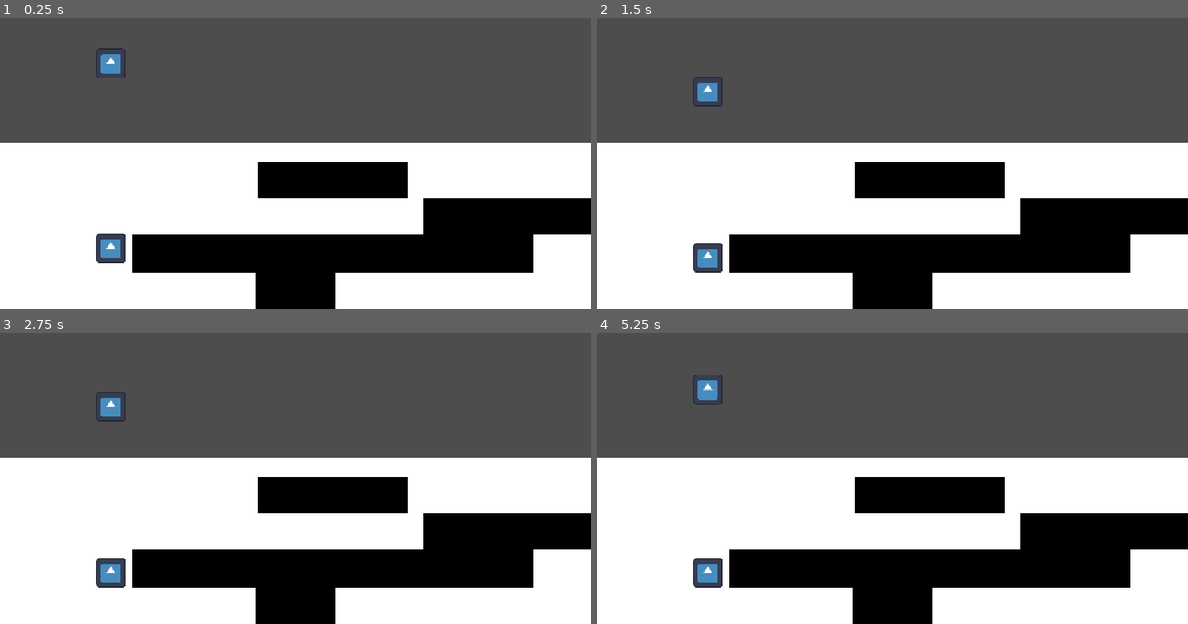
Above: before the commit, frames 1-4 (two rows, left to right).
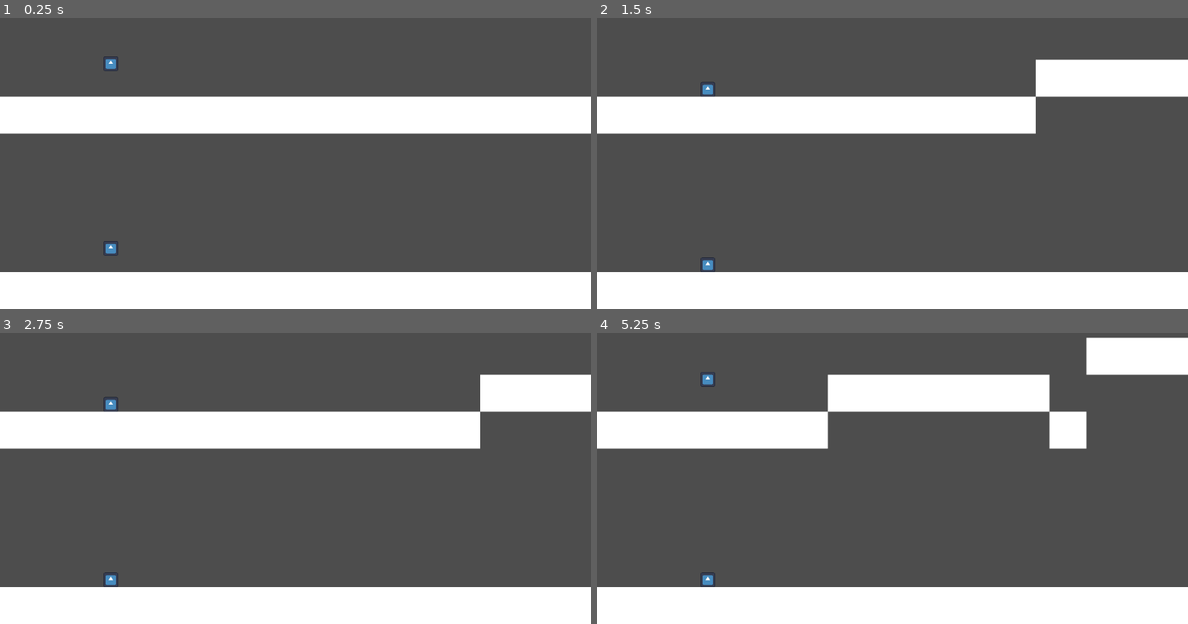
Above: after the commit, the same moments.

Repository: KingKingAu/-grandma
Game: Godot game, scene res://scenes/main/main.tscn
Two runs of this game, one before a commit and one after it. Both use one fixed random seed, a clock stepped at 60 frames per second and the inputs below. The engine's default icon, where the game draws it, is replaced by a stand-in: a white triangle on a blue panel in a dark square.
Inputs (mouse positions are in pixels of both pictures, inside the frame that each line leads up to):
- Up to frame 1 (0.25 s): no input
- Up to frame 2 (1.5 s): tap Enter at 0.5 s; move the mouse to (1022, 125) at 0.52 s; hold D (1_right) from 0.53 s (still down); tap W (1_up) at 0.6, 0.77, 1.07 s; click (1022, 125) at 0.67 s; move the mouse to (774, 160) at 1.27 s; tap Alt at 1.35 s
- Up to frame 3 (2.75 s): tap W (1_up) at 1.52, 1.55, 1.82, 2.1 s; move the mouse to (354, 385) at 2.02 s; release D (1_right) at 2.03 s; hold A (1_left) from 2.03 s (still down)
- Up to frame 4 (5.25 s): move the mouse to (862, 525) at 2.77 s; release A (1_left) at 2.78 s; hold D (1_right) 2.78-4.28 s; tap Alt at 2.85, 4.35 s; click (862, 525) at 2.92 s; tap W (1_up) at 3.02, 3.05, 3.32, 3.6, 3.77, 4.07, 4.52, 4.55, 4.82, 5.1 s; move the mouse to (1069, 507) at 3.52 s; move the mouse to (715, 408) at 4.27 s; hold A (1_left) 4.28-5.03 s; move the mouse to (922, 458) at 5.02 s; hold D (1_right) from 5.03 s (still down); click (922, 458) at 5.17 s

The runs differ from the first frame. In frame 1, 59% of the frame differs, in the area x 0-100%, y 10-100%; in frame 2, 59%; in frame 3, 59%; in frame 4, 59%, in the area x 0-100%, y 1-100%.

Commit message:
random level
started making random level generation

NOT DONE

Diff:
--- a/game/project.godot
+++ b/game/project.godot
@@ -19,7 +19,6 @@
 
 window/size/viewport_width=1280
 window/size/viewport_height=720
-window/stretch/mode="canvas_items"
 window/stretch/aspect="expand"
 
 [editor_plugins]
--- a/game/scenes/level/level.gd
+++ b/game/scenes/level/level.gd
@@ -1,14 +1,37 @@
 extends Node2D
 
 @export var player_number := 1 ## PLAYER 1 OR 2
-
+@export var platforms: PackedScene
 @export var SPEED = 10.0
 
 var speed_modifier: = 1.0
 
+var current_stage = 1
+
+@export var tile_size = 80
+
+func _ready() -> void:
+	spawn(-120.0, 70.0, 800.0, 80.0)
+
+	for i in range(1, 5):
+		var x = randi_range(-120, 1280)
+		x = snapped(x, 80) + (current_stage + i) * 1280
+		print(x)
+		var y = randi_range(-100, 140)
+		y = snapped(y, 80)
+
+		var width = randi_range(80, 1280)
+		width = snapped(width, 80)
+		var height = 80
+
+		spawn(x, y, width, height)
+
+
 func _process(delta: float) -> void:
-	pass
-	# do random generation thing
+	if position.x < -1280 * current_stage:
+		current_stage += 1
+
+
 
 
 func _physics_process(delta: float) -> void:
@@ -32,3 +55,21 @@
 
 	if direction:
 		position.x -= direction * SPEED * speed_modifier
+
+func spawn(x, y, width, height):
+	var platform = StaticBody2D.new()
+	platform.position = Vector2(x, y)
+
+	var collision = CollisionShape2D.new()
+	var shape = RectangleShape2D.new()
+	shape.size = Vector2(width, height)
+	collision.shape = shape
+	collision.position = Vector2(x, y)
+	platform.add_child(collision)
+
+	var colour = ColorRect.new()
+	colour.size = Vector2(width, height)
+	colour.position = Vector2(x, y) - Vector2(width / 2.0, height / 2.0)
+	platform.add_child(colour)
+
+	add_child(platform)
--- a/game/scenes/level/level.tscn
+++ b/game/scenes/level/level.tscn
@@ -5,11 +5,4 @@
 
 [node name="level" type="Node2D" unique_id=1546633504]
 script = ExtResource("1_h3e3j")
-
-[node name="ColorRect" type="ColorRect" parent="." unique_id=23138268]
-offset_left = -640.0
-offset_right = 640.0
-offset_bottom = 360.0
-
-[node name="platforms" parent="." unique_id=567304206 instance=ExtResource("2_nbgty")]
-position = Vector2(0, 320)
+platforms = ExtResource("2_nbgty")
--- a/game/scenes/level/platforms.gd
+++ b/game/scenes/level/platforms.gd
@@ -8,6 +8,7 @@
 func _ready() -> void:
 
 	width = randi_range(80, 1280)
+	width = snappedi(width, 80)
 	$ColorRect.size.x = width
 	$ColorRect.position.x = -width / 2
 	$CollisionShape2D.shape.size.x = width
--- /dev/null
+++ b/game/scenes/main/level_prototype.gd
@@ -0,0 +1,125 @@
+extends Node2D
+
+@export var main: Node2D
+@export var player_number := 1 ## PLAYER 1 OR 2
+var speed_modifier: = 1.0
+
+@export var speed := 10.0
+@export var tile_size := 80.0
+const HALF_WIDTH = 1280 / 2.0
+
+var lanes = [-100, -20, 60, 140]
+
+var patterns = [
+	# top, middle, middle, bottom rows
+	[0, 0, 1, 0],
+	[0, 1, 0, 1],
+	[0, 0, 1, 1],
+	[0, 1, 1, 1],
+	[0, 0, 0, 1],
+	[0, 1, 0, 0],
+	[0, 0, 0, 1],
+	[0, 0, 0, 0]
+]
+
+var next_x = -HALF_WIDTH
+var current_pattern := [0, 0, 0, 1]
+var stretch_remains := 18
+var last_was_gap := false
+var is_transition_gap := false
+
+# Called when the node enters the scene tree for the first time.
+#func _ready() -> void:
+	#for i in range(18):
+		#spawn_tile(next_x, lanes[-1])
+		#next_x += tile_size
+
+
+# Called every frame. 'delta' is the elapsed time since the previous frame.
+func _process(delta: float) -> void:
+	while next_x + position.x < HALF_WIDTH + tile_size:
+		if stretch_remains <= 0:
+			next_stretch()
+
+		for row in range(4):
+			if current_pattern[row] == 1:
+				spawn_tile(next_x, lanes[row])
+
+		next_x += tile_size
+		stretch_remains -= 1
+
+	for block in get_children():
+		if block.global_position.x < -HALF_WIDTH * 10 - tile_size:
+			block.queue_free()
+
+
+func _physics_process(delta: float) -> void:
+
+	if player_number == 1:
+		if !main.is_recording1:
+			return
+	else:
+		if !main.is_recording2:
+			return
+
+	var direction: float
+
+	if player_number == 1:
+		direction = Input.get_axis("1_left", "1_right")
+
+		if Input.is_action_pressed("1_reverse"):
+			speed_modifier = clamp(speed_modifier - delta, 0.0, 1.0)
+		else:
+			speed_modifier = clamp(speed_modifier + delta / 5, 0.0, 1.0)
+
+	else:
+		direction = Input.get_axis("2_left", "2_right")
+
+		if Input.is_action_pressed("2_reverse"):
+			speed_modifier = clamp(speed_modifier - delta, 0.0, 1.0)
+		else:
+			speed_modifier = clamp(speed_modifier + delta / 5, 0.0, 1.0)
+
+	if direction:
+		position.x -= direction * speed * speed_modifier
+
+func spawn_tile(x, y):
+	var tile = StaticBody2D.new()
+	tile.position = Vector2(x, y - tile_size / 2.0)
+	tile.collision_layer = player_number
+	tile.collision_mask = player_number
+
+	var colour = ColorRect.new()
+	colour.size = Vector2(tile_size, tile_size)
+	tile.add_child(colour)
+
+	var collision = CollisionShape2D.new()
+	var shape = RectangleShape2D.new()
+	shape.size = Vector2(tile_size, tile_size)
+	collision.shape = shape
+	collision.position = Vector2(tile_size / 2.0, tile_size / 2.0)
+	tile.add_child(collision)
+
+	add_child(tile)
+
+func next_stretch() -> void:
+	if !is_transition_gap and !last_was_gap:
+		current_pattern = [[0, 0, 0, 0], [0, 0, 0, 1]].pick_random()
+		is_transition_gap = true
+		stretch_remains = 1
+		return
+
+	is_transition_gap = false
+	var next_pat: Array = patterns.pick_random()
+
+	while next_pat == [0, 0, 0, 0] and last_was_gap:
+		next_pat = patterns.pick_random()
+
+	if current_pattern == [0, 0, 0, 0]:
+		last_was_gap = true
+		stretch_remains = randi_range(1, 3)
+	else:
+		last_was_gap = false
+		stretch_remains = randi_range(3, 6)
+
+	current_pattern = next_pat
--- a/game/scenes/main/main.gd
+++ b/game/scenes/main/main.gd
@@ -1,5 +1,18 @@
 extends Node2D
 
+@export var player1: CharacterBody2D
+@export var player2: CharacterBody2D
+@export var level1: Node2D
+@export var level2: Node2D
+
+var player_pos1 := []
+var player_pos2 := []
+
+var level_pos1 := []
+var level_pos2 := []
+
+var is_recording1 := true ## rewinding will be when it is false
+var is_recording2 := true ## rewinding will be when it is false
 
 # Called when the node enters the scene tree for the first time.
 func _ready() -> void:
@@ -8,4 +21,38 @@
 
 # Called every frame. 'delta' is the elapsed time since the previous frame.
 func _process(delta: float) -> void:
-	pass
+	if is_recording1:
+		if player_pos1.size() > 300:
+			player_pos1.pop_front()
+		if level_pos1.size() > 300:
+			level_pos1.pop_front()
+
+		player_pos1.append(player1.position)
+		level_pos1.append(level1.position)
+
+	if is_recording2:
+		if player_pos2.size() > 300:
+			player_pos2.pop_front()
+		if level_pos2.size() > 300:
+			level_pos2.pop_front()
+
+		player_pos2.append(player2.position)
+		level_pos2.append(level2.position)
+
+	if Input.is_action_pressed("1_reverse") and player_pos1.size() > 0 and level_pos1.size() > 0:
+		is_recording1 = false
+		player1.position = player_pos1[-1]
+		player_pos1.pop_back()
+		level1.position = level_pos1[-1]
+		level_pos1.pop_back()
+	else:
+		is_recording1 = true
+
+	if Input.is_action_pressed("2_reverse") and player_pos2.size() > 0 and level_pos2.size() > 0:
+		is_recording2 = false
+		player2.position = player_pos2[-1]
+		player_pos2.pop_back()
+		level2.position = level_pos2[-1]
+		level_pos2.pop_back()
+	else:
+		is_recording2 = true
--- a/game/scenes/main/main.tscn
+++ b/game/scenes/main/main.tscn
@@ -2,44 +2,37 @@
 
 [ext_resource type="Script" uid="uid://capd03go4kgdf" path="res://scenes/main/main.gd" id="1_hyk8p"]
 [ext_resource type="PackedScene" uid="uid://cfhprpv5h8b6o" path="res://scenes/player/player.tscn" id="2_iuonh"]
-[ext_resource type="PackedScene" uid="uid://rducmo7cvr7e" path="res://scenes/level/level.tscn" id="3_k2fmo"]
-[ext_resource type="PackedScene" uid="uid://cuip8djuvm3kb" path="res://scenes/level/platforms.tscn" id="4_l3cfh"]
+[ext_resource type="Script" uid="uid://dos2mdl8t6ivp" path="res://scenes/main/level_prototype.gd" id="4_l3cfh"]
 
-[sub_resource type="RectangleShape2D" id="RectangleShape2D_g4v7s"]
-size = Vector2(1280, 80)
-
-[node name="main" type="Node2D" unique_id=960753290]
+[node name="main" type="Node2D" unique_id=960753290 node_paths=PackedStringArray("player1", "player2", "level1", "level2")]
 script = ExtResource("1_hyk8p")
-
-[node name="level" parent="." unique_id=1546633504 instance=ExtResource("3_k2fmo")]
-player_number = 2
-
-[node name="platforms2" parent="level" unique_id=567304206 instance=ExtResource("4_l3cfh")]
-position = Vector2(80, 240)
-
-[node name="platforms3" parent="level" unique_id=539470033 instance=ExtResource("4_l3cfh")]
-position = Vector2(80, 80)
-
-[node name="platforms4" parent="level" unique_id=1991220518 instance=ExtResource("4_l3cfh")]
-position = Vector2(880, 160)
+player1 = NodePath("player")
+player2 = NodePath("player2")
+level1 = NodePath("level prototype")
+level2 = NodePath("level prototype2")
 
 [node name="Camera2D" type="Camera2D" parent="." unique_id=764908899]
 
-[node name="StaticBody2D" type="StaticBody2D" parent="Camera2D" unique_id=492765870]
-
-[node name="CollisionShape2D" type="CollisionShape2D" parent="Camera2D/StaticBody2D" unique_id=916682021]
-position = Vector2(0, 320)
-shape = SubResource("RectangleShape2D_g4v7s")
-
-[node name="CollisionShape2D2" type="CollisionShape2D" parent="Camera2D/StaticBody2D" unique_id=1686074711]
-position = Vector2(0, -40)
-shape = SubResource("RectangleShape2D_g4v7s")
-
 [node name="player" parent="." unique_id=1740188011 instance=ExtResource("2_iuonh")]
 position = Vector2(-400, -200)
+scale = Vector2(0.5, 0.5)
 JUMP_VELOCITY = -600.0
 
 [node name="player2" parent="." unique_id=1965068261 instance=ExtResource("2_iuonh")]
 position = Vector2(-400, 200)
+scale = Vector2(0.5, 0.5)
+collision_layer = 2
+collision_mask = 2
 player_number = 2
 JUMP_VELOCITY = -600.0
+
+[node name="level prototype" type="Node2D" parent="." unique_id=1705298986 node_paths=PackedStringArray("main")]
+position = Vector2(0, -200)
+script = ExtResource("4_l3cfh")
+main = NodePath("..")
+
+[node name="level prototype2" type="Node2D" parent="." unique_id=1485788718 node_paths=PackedStringArray("main")]
+position = Vector2(0, 180)
+script = ExtResource("4_l3cfh")
+main = NodePath("..")
+player_number = 2
--- a/game/scenes/player/player.gd
+++ b/game/scenes/player/player.gd
@@ -14,7 +14,7 @@
 		if Input.is_action_just_pressed("1_up") and is_on_floor():
 			velocity.y = JUMP_VELOCITY
 		elif Input.is_action_just_released("1_up") and velocity.y < 0:
-			velocity.y = 0
+			velocity.y /= 2.0
 
 		if Input.is_action_pressed("1_reverse"):
 			speed_modifier = clamp(speed_modifier - delta, 0.0, 1.0)
Not shown, added: game/scenes/main/level_prototype.gd.uid
Not shown, added: game/scenes/main/main.tscn257149023.tmp
